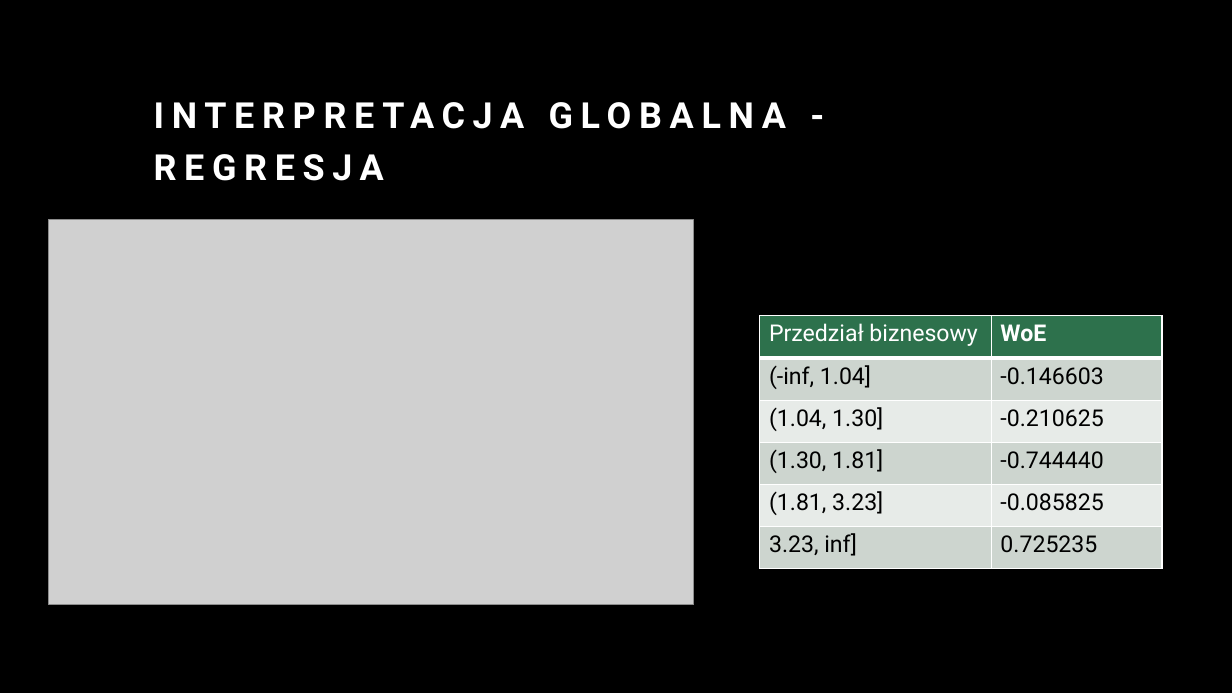
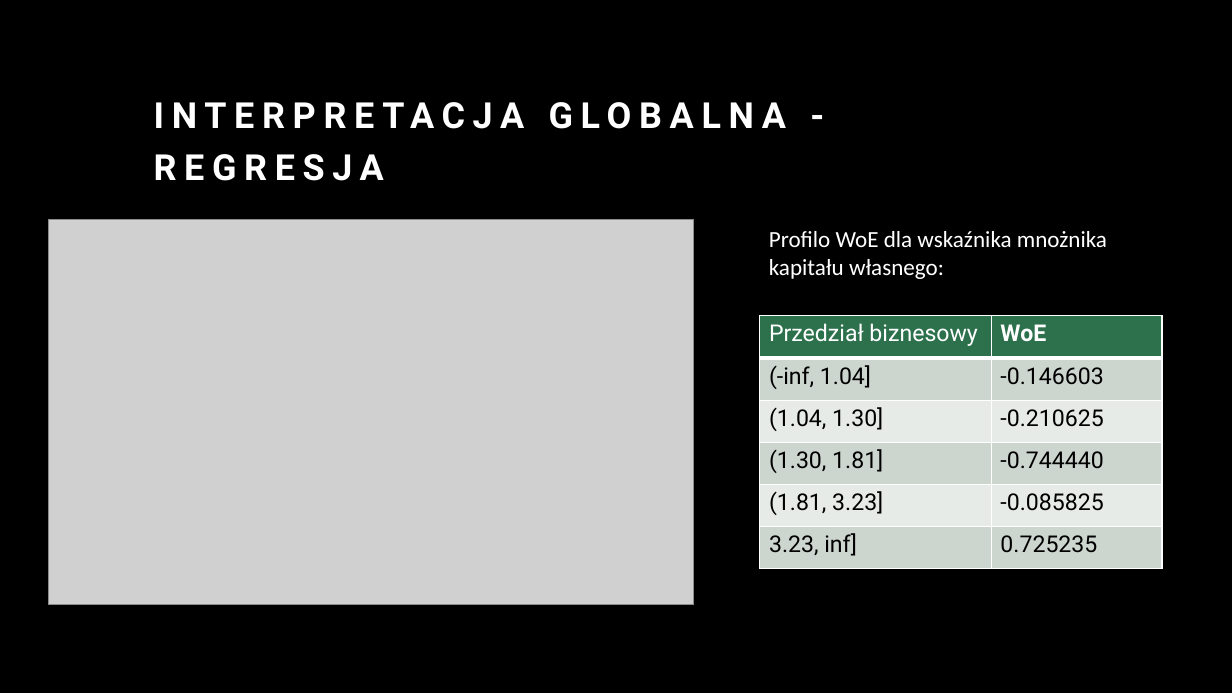
Before and after one commit to Karol315/Interpretability_of_machine_learning_project, a slide deck: slide 6 of Presentation.pptx. Drawn at 1232x693 pixels with LibreOffice and Linux fonts; fonts in the diff are those of the drawing; grey boxes stand for pictures. Boxes give left, top, right and bottom in pixels: in the first picture for what was removed or moved away, otherwise in the second. Text is boxed around its words. In the diff, an @@ line names an element or a change of style, - is before the commit and + after.

```diff
--- a/Presentation.pptx
+++ b/Presentation.pptx
@@ text added at (769,231,1107,279), 18 pt, text #FFFFFF @@
+Profilo WoE dla wskaźnika mnożnika kapitału własnego:
```
Also in this commit, not shown: 6 other slides changed, 1 other file.
